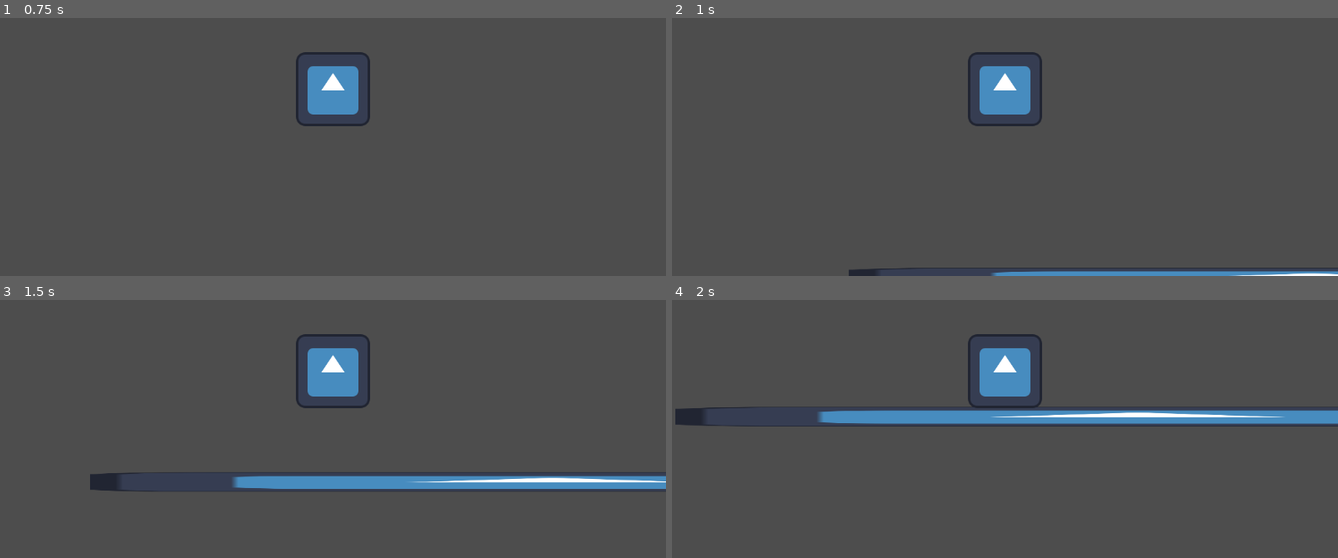
Above: before the commit, frames 1-4 (two rows, left to right).
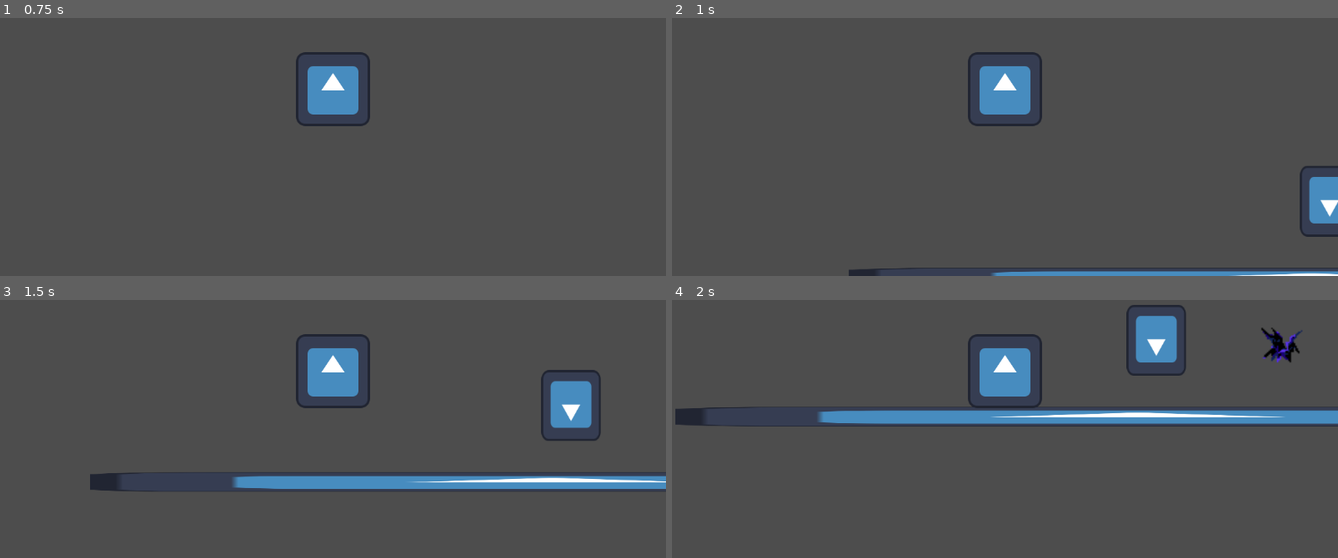
Above: after the commit, the same moments.

Repository: DangerousDaniel/Bubble-Drop-Godot-4
Game: Godot game, scene res://Playgrounds/playground_kyle.tscn
The game is run twice, just before and just after one commit, with the same random seed, the same clock (stepped at 60 frames per second) and the same inputs. The engine's default icon, where the game draws it, is replaced by a stand-in: a white triangle on a blue panel in a dark square.
Inputs:
- Up to frame 1 (0.75 s): tap Enter at 0.5 s; hold D (MoveRight) from 0.53 s (still down)
- Up to frame 2 (1 s): keep holding D (MoveRight); tap Space (Jump) at 0.77 s
- Up to frame 3 (1.5 s): keep holding D (MoveRight)
- Up to frame 4 (2 s): keep holding D (MoveRight); tap Space (Jump) at 1.52 s

Frame 1 is identical in both runs. In frame 2, 1.0% of the frame differs, in the area x 94-100%, y 57-85%; in frame 3, 1.5%; in frame 4, 1.9%, in the area x 68-95%, y 1-30%.

Commit message:
Hazard and Power Up

Diff:
--- /dev/null
+++ b/bubble-drop-godot-4/Hazard.tscn
@@ -0,0 +1,21 @@
+[gd_scene load_steps=4 format=3 uid="uid://bbcc4shhvb0k2"]
+
+[ext_resource type="Script" path="res://HazardScript.gd" id="1_fgd4d"]
+[ext_resource type="Texture2D" uid="uid://bjmrls30nwvo" path="res://Levels/spike_02.png" id="1_o3gfn"]
+
+[sub_resource type="CircleShape2D" id="CircleShape2D_i6dcs"]
+radius = 37.4833
+
+[node name="Hazard" type="Area2D"]
+script = ExtResource("1_fgd4d")
+
+[node name="CollisionShape2D" type="CollisionShape2D" parent="."]
+position = Vector2(959, 468)
+shape = SubResource("CircleShape2D_i6dcs")
+
+[node name="Sprite2D" type="Sprite2D" parent="."]
+position = Vector2(955, 468)
+scale = Vector2(2.4375, 2.21875)
+texture = ExtResource("1_o3gfn")
+
+[connection signal="body_entered" from="." to="." method="_on_body_entered"]
--- /dev/null
+++ b/bubble-drop-godot-4/HazardScript.gd
@@ -0,0 +1,18 @@
+extends Area2D
+
+
+# Called when the node enters the scene tree for the first time.
+func _ready():
+	print("There is a hazard")
+
+
+# Called every frame. 'delta' is the elapsed time since the previous frame.
+
+func _on_body_entered(body):
+	print("Collision")
+	if body is CharacterBody2D:
+		print("Collided with player")
+		body.queue_free()
+
+	elif "bubble" in body.name:
+		body.Pop() # Replace with function body.
--- a/bubble-drop-godot-4/Playgrounds/playground_kyle.tscn
+++ b/bubble-drop-godot-4/Playgrounds/playground_kyle.tscn
@@ -1,7 +1,9 @@
-[gd_scene load_steps=4 format=3 uid="uid://bol8ly0annj0c"]
+[gd_scene load_steps=6 format=3 uid="uid://bol8ly0annj0c"]
 
 [ext_resource type="Texture2D" uid="uid://cmld6ukpvs4du" path="res://icon.svg" id="1_7w1cu"]
 [ext_resource type="PackedScene" uid="uid://biapstqd7xc8x" path="res://Player/Player.tscn" id="2_dq7rw"]
+[ext_resource type="PackedScene" uid="uid://bbcc4shhvb0k2" path="res://Hazard.tscn" id="3_yu4f1"]
+[ext_resource type="PackedScene" uid="uid://c6e3ihh4f6fy2" path="res://power_up.tscn" id="4_38l5b"]
 
 [sub_resource type="RectangleShape2D" id="RectangleShape2D_6x3vn"]
 size = Vector2(126.159, 105.412)
@@ -22,3 +24,9 @@
 
 [node name="Player" parent="." instance=ExtResource("2_dq7rw")]
 position = Vector2(77, 86)
+
+[node name="Hazard" parent="." instance=ExtResource("3_yu4f1")]
+
+[node name="PowerUp" parent="." instance=ExtResource("4_38l5b")]
+position = Vector2(738.994, 456.523)
+scale = Vector2(-0.8, -0.962266)
--- /dev/null
+++ b/bubble-drop-godot-4/PowerUpScript.gd
@@ -0,0 +1,15 @@
+extends Area2D
+
+
+# Called when the node enters the scene tree for the first time.
+func _ready():
+	print("There is a powerUp")
+
+
+# Called every frame. 'delta' is the elapsed time since the previous frame.
+
+func _on_body_entered(body):
+	print("Collision")
+	if body is CharacterBody2D:
+		print("The player got the PowerUp")
+		queue_free()
--- /dev/null
+++ b/bubble-drop-godot-4/power_up.tscn
@@ -0,0 +1,20 @@
+[gd_scene load_steps=4 format=3 uid="uid://c6e3ihh4f6fy2"]
+
+[ext_resource type="Texture2D" uid="uid://cmld6ukpvs4du" path="res://icon.svg" id="1_ljt7a"]
+[ext_resource type="Script" path="res://PowerUpScript.gd" id="1_w5erg"]
+
+[sub_resource type="RectangleShape2D" id="RectangleShape2D_bm6we"]
+size = Vector2(120.256, 121.739)
+
+[node name="PowerUp" type="Area2D"]
+script = ExtResource("1_w5erg")
+
+[node name="CollisionShape2D" type="CollisionShape2D" parent="."]
+position = Vector2(-0.949158, 5.09299)
+scale = Vector2(0.972926, 0.975425)
+shape = SubResource("RectangleShape2D_bm6we")
+
+[node name="Sprite2D" type="Sprite2D" parent="."]
+texture = ExtResource("1_ljt7a")
+
+[connection signal="body_entered" from="." to="." method="_on_body_entered"]
Binary file added: bubble-drop-godot-4/Levels/spike_02.png
Not shown, added: bubble-drop-godot-4/Levels/spike_02.png.import
Not shown, added: bubble-drop-godot-4/Haz8D8F.tmp
